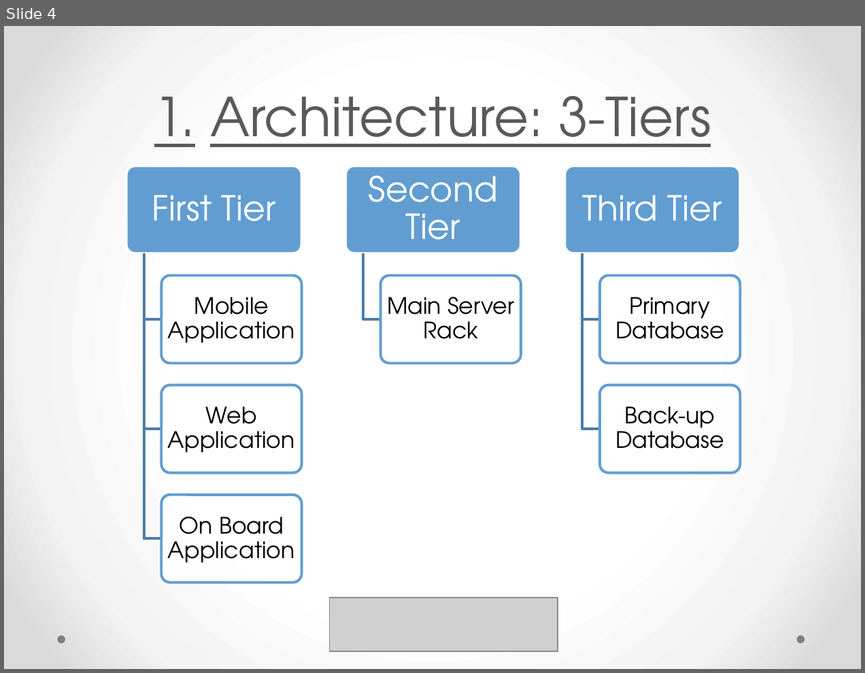
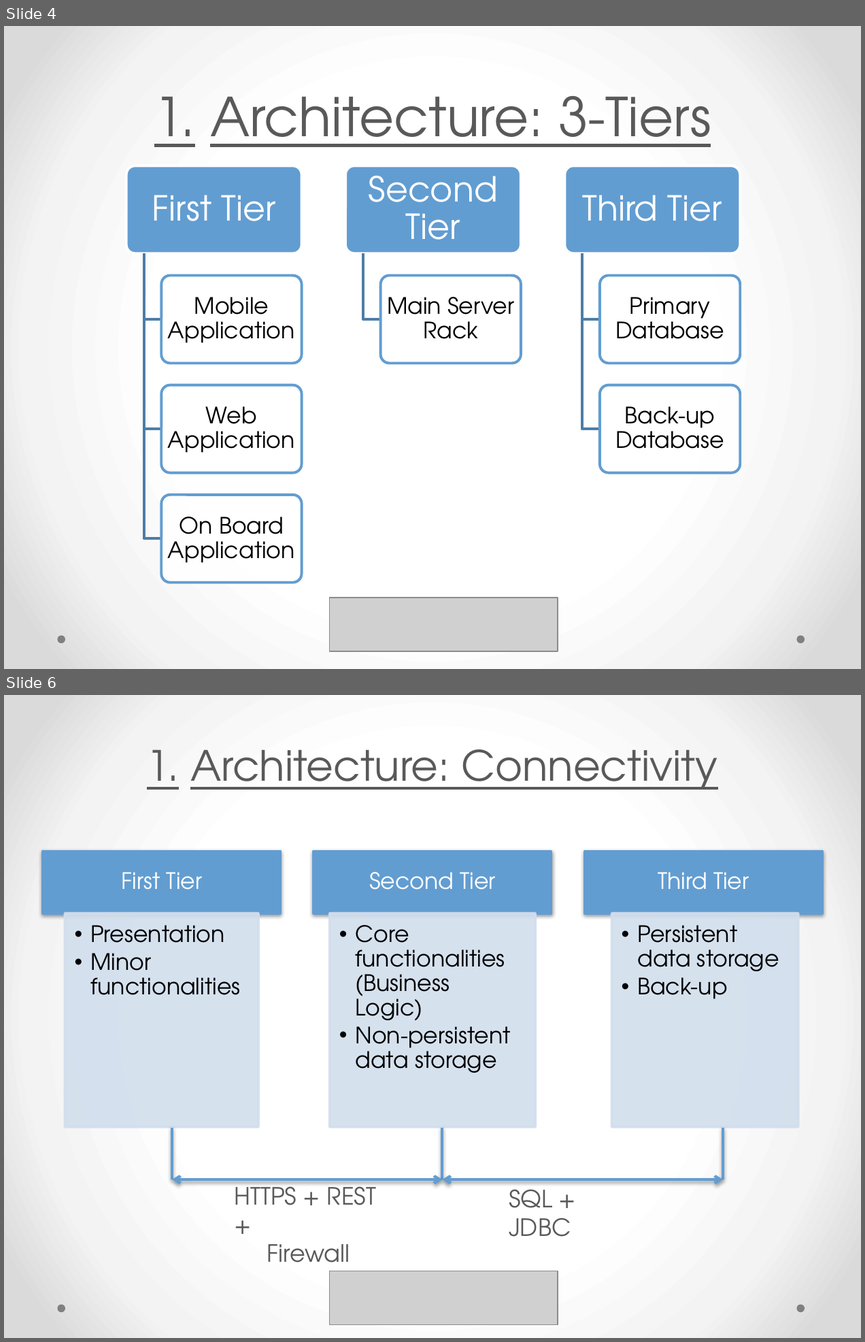
Before and after one commit to yangi92/SE2_PowerEnJoy, a slide deck: PP/PresentationDD.pptx. Shown one above the other, each under a label of ours: slide 4 before the commit, slides 4 and 6 after it; the slides between them are not shown. The pictures are 865x673 and 865x1342 pixels, drawn with LibreOffice and Linux fonts; fonts in the diff are those of the drawing; grey boxes stand for pictures. Boxes give left, top, right and bottom in pixels: in the first picture for what was removed or moved away, otherwise in the second. Text is boxed around its words. In the diff, an @@ line names an element or a change of style, - is before the commit and + after.

```diff
--- a/PP/PresentationDD.pptx
+++ b/PP/PresentationDD.pptx
@@ slide 6 added at (4, 695, 861, 1338), background gradient #FFFFFF to #F4F4F4 to #DADADA; not listed: 2 template elements that a slide beside it also shows @@
@@ title added at (147, 749, 717, 790), 35 pt, text #595959, underline @@
+1. Architecture: Connectivity
@@ group added at (43, 851, 822, 1127): 6 rectangles, 6 texts @@
+First Tier
+  •• Presentation
+  •• Minor functionalities
+Second Tier
+  •• Core functionalities
+     (Business Logic)
+  •• Non-persistent data storage
+Third Tier
+  •• Persistent data storage
+  •• Back-up
@@ line added from (172, 1127) to (172, 1179), #629DD1 2.25 pt @@
@@ line added from (442, 1127) to (442, 1179), #629DD1 2.25 pt @@
@@ line added from (723, 1127) to (723, 1179), #629DD1 2.25 pt @@
@@ double arrow added from (172, 1179) to (442, 1179), #629DD1 2.25 pt @@
@@ text added at (234, 1180, 376, 1272), 20 pt, text #595959 @@
+HTTPS + REST +
+Firewall
@@ double arrow added from (442, 1179) to (723, 1179), #629DD1 2.25 pt @@
@@ text added at (509, 1183, 571, 1236), 20 pt, text #595959 @@
+SQL + JDBC
@@ picture added at (330, 1271, 558, 1325) @@
```
Also in this commit, not shown: 5 other slides added.
